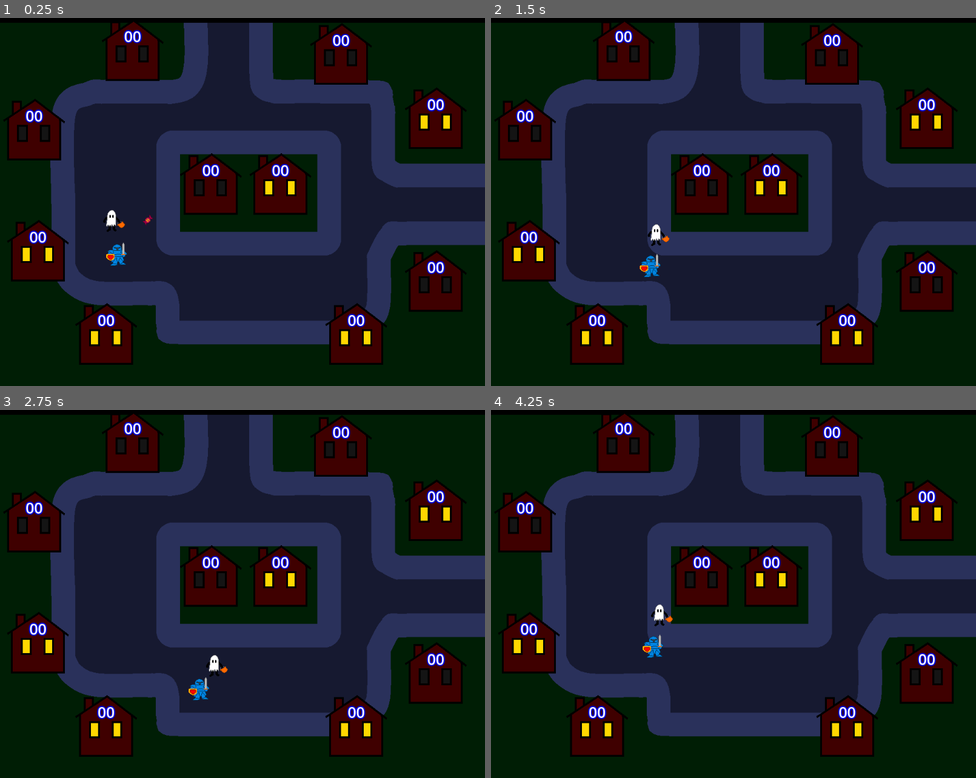
Above: before the commit, frames 1-4 (two rows, left to right).
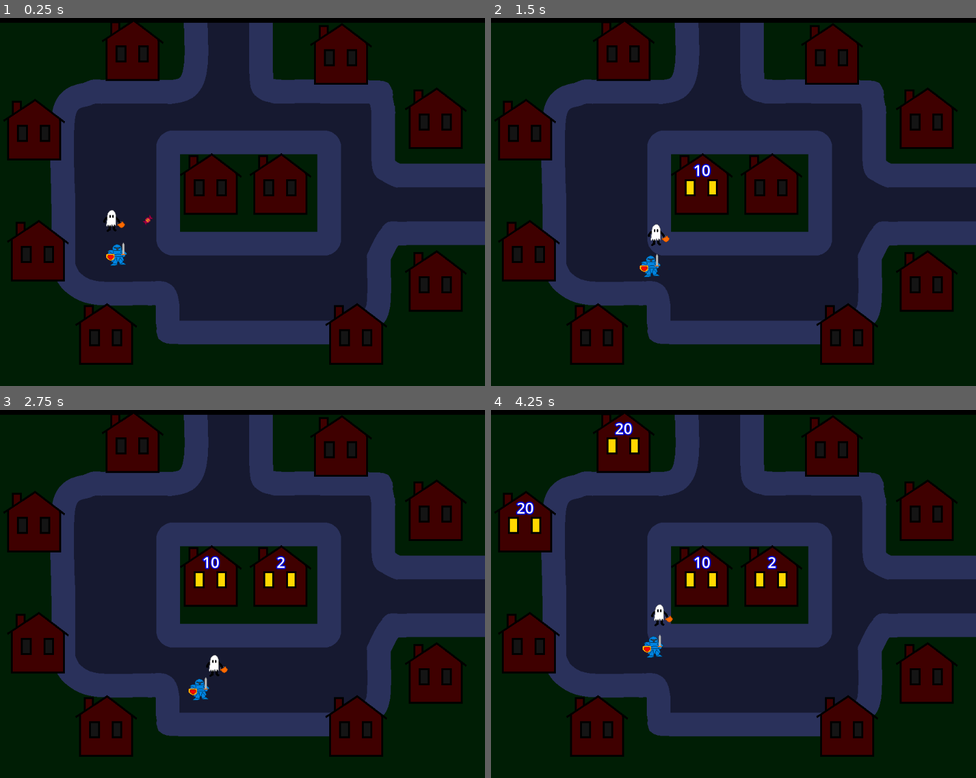
Above: after the commit, the same moments.

Repository: King9999/trickortreat_godot
Game: Godot game, scene res://Scenes/main.tscn
The game is run twice, just before and just after one commit, with the same random seed, the same clock (stepped at 60 frames per second) and the same inputs.
Inputs:
- Up to frame 1 (0.25 s): no input
- Up to frame 2 (1.5 s): tap Enter at 0.5 s; hold Right 0.53-1.28 s; hold Down from 1.28 s (still down)
- Up to frame 3 (2.75 s): release Down at 2.03 s; hold Right from 2.03 s (still down)
- Up to frame 4 (4.25 s): release Right at 2.78 s; hold Up 2.78-3.53 s; hold Left from 3.53 s (still down)

The runs differ from the first frame. In frame 1, 1.8% of the frame differs, in the area x 4-93%, y 3-89%; in frame 2, 1.8%; in frame 3, 1.7%; in frame 4, 1.8%.

Commit message:
Player can now properly take candy from house
Also, changed game so that houses don't start the game with candy, and instead gradually stock up. The gradual stock up persists throughout the game.

Also fixed issue where the Z ordering of the house reverted back to default

Diff:
--- a/Scenes/house.tscn
+++ b/Scenes/house.tscn
@@ -15,6 +15,7 @@
 size = Vector2(114, 88)
 
 [node name="House" type="Node2D"]
+z_index = 1
 script = ExtResource("1_3jr7h")
 
 [node name="House_Light" type="Sprite2D" parent="."]
--- a/Scripts/costume_base.gd
+++ b/Scripts/costume_base.gd
@@ -37,8 +37,7 @@
 
 # Called when the node enters the scene tree for the first time.
 func _ready() -> void:
-	candy_taken = default_candy_taken
-
+	pass
 
 # Called every frame. 'delta' is the elapsed time since the previous frame.
 func _process(delta: float) -> void:
@@ -56,6 +55,9 @@
 func drop_candy(amount: int):
 	if candy_amount >= amount:
 		candy_amount -= amount
+
+func _set_default_candy_taken(amount: int):
+	pass
 
 #player movement TODO: Must change this so each player has seprate controls.
 func _physics_process(delta: float) -> void:
--- a/Scripts/costume_ghost.gd
+++ b/Scripts/costume_ghost.gd
@@ -4,4 +4,10 @@
 """
 extends Costume
 
+func _ready() -> void:
+	_set_default_candy_taken(1)
+
 #TODO: add code for trick
+func _set_default_candy_taken(amount: int):
+	default_candy_taken = amount
+	candy_taken = default_candy_taken
--- a/Scripts/costume_knight.gd
+++ b/Scripts/costume_knight.gd
@@ -4,5 +4,10 @@
 extends Costume
 
 func _ready() -> void:
+	_set_default_candy_taken(2)
 	move_speed = BASE_MOVE_SPEED - 30
 	candy_drop_amount = INIT_CANDY_DROP_AMOUNT - 3
+
+func _set_default_candy_taken(amount: int):
+	default_candy_taken = amount
+	candy_taken = default_candy_taken
--- a/Scripts/house.gd
+++ b/Scripts/house.gd
@@ -27,12 +27,14 @@
 const MAX_CANDY_AMOUNT: int = 10;
 const MIN_RESTOCK_TIME: int = 5;
 const MAX_RESTOCK_TIME: int = 10;
-const CANDY_PICKUP_RATE: float = 0.5   #time in seconds that player acquires candy from a house.
+const CANDY_PICKUP_RATE: float = 0.8   #time in seconds that player acquires candy from a house.
 
 # Called when the node enters the scene tree for the first time.
 func _ready() -> void:
 	#candy_text.text = "11"
 	#house_sprite.texture = load(house_light_on)
+	can_stock_candy = true
+	candy_text.visible = false;		#by default, all lights are off so the text shouldn't be shown
 	pass
 
 
@@ -51,6 +53,8 @@
 
 			player.candy_amount += player.candy_taken
 			candy_amount -= player.candy_taken
+			#print("{0} gained candy from {1}".format([player.costume_name, name]))
+			#print("{0} has {1} candy left".format([name, candy_amount]))
 
 			#update label
 			candy_text.text = str(candy_amount)
@@ -66,10 +70,11 @@
 				#house_sprite.texture = load(house_light_off)
 				#TODO: update house manager to have 1 less house with candy.
 				on_house_empty.emit(self)
+				#print("{0} has no more candy!".format([name]))
 
 
 func _on_candy_pickup_area_entered(player: Costume) -> void:
-	print("{0} is in front of house {1}".format([player.costume_name, name]))
+	#print("{0} is in front of house {1}".format([player.costume_name, name]))
 
 	#player shouts "trick or treat" and then collects candy at a fixed rate
 	if candy_amount <= 0:
@@ -80,16 +85,20 @@
 	await get_tree().create_timer(0.5).timeout
 	#TODO: player collects candy until they move away from house or house is empty
 	candy_being_collected = true;
+	print("{0} is collecting candy in front of house {1}".format([player.costume_name, name]))
 
 #adds candy to house
 func stock_up(amount: int):
 	candy_amount = amount
+	candy_text.text = str(candy_amount)
 
 func lights_on():
 	house_sprite.texture = load(house_light_on)
+	candy_text.visible = true;
 
 func lights_off():
 	house_sprite.texture = load(house_light_off)
+	candy_text.visible = false;
 
 
 func _on_candy_pickup_area_exited(player: Costume) -> void:
--- a/Scripts/house_manager.gd
+++ b/Scripts/house_manager.gd
@@ -37,6 +37,9 @@
 		if houses_with_candy >= MAX_HOUSES_WITH_CANDY:
 			continue
 
+		#houses don't immediately stock up in the beginning and during the game
+		await get_tree().create_timer(1).timeout
+
 		if house.can_stock_candy && house.candy_amount <= 0:
 			#roll for a chance to stock house
 			if randf() <= STOCK_UP_CHANCE:		#randf() returns 0 to 1 inclusive
@@ -57,5 +60,5 @@
 	house.candy_being_collected = false
 	#house.house_sprite.texture = load(house.house_light_off)
 	house.lights_off()
-	print("{0}'s lights are now off.".format([house.name]))
+	#print("{0}'s lights are now off.".format([house.name]))
 	houses_with_candy -= 1
